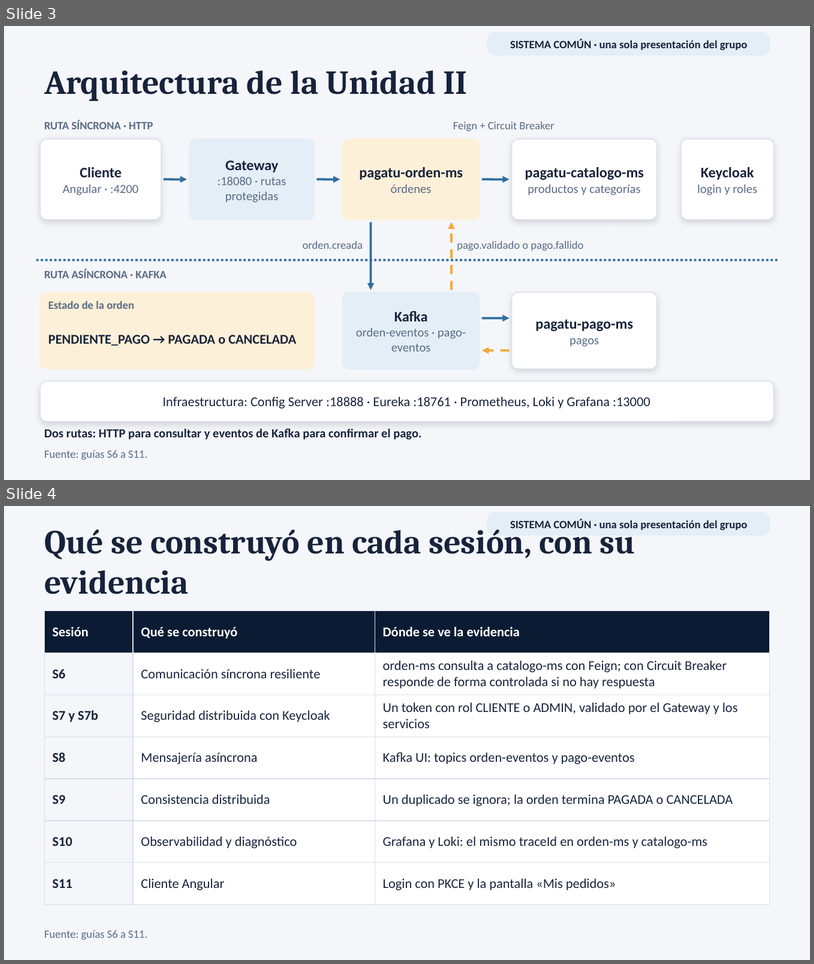
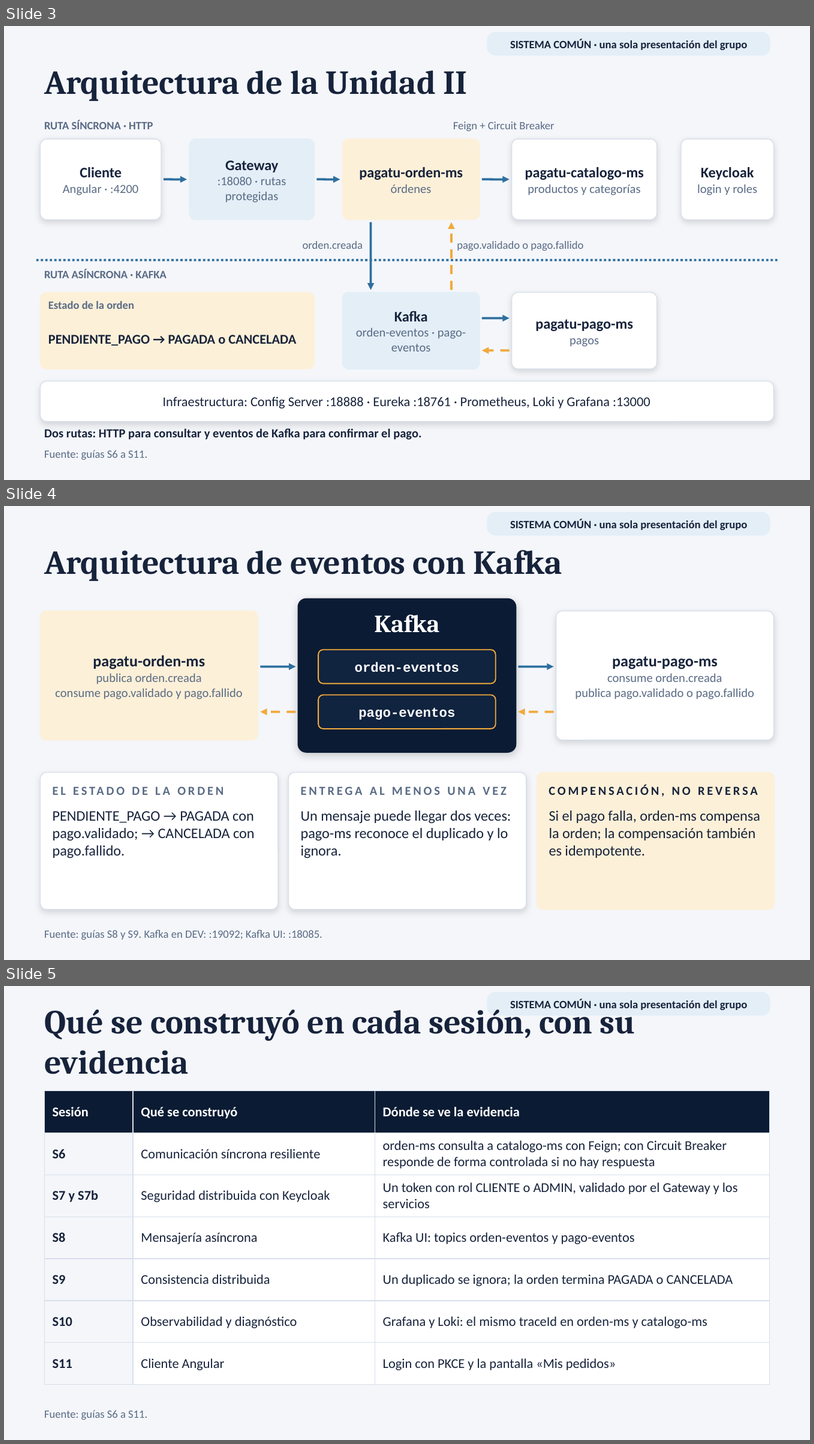
Before and after one commit to 262dist/pagatu, a slide deck: docs/presentaciones/pagatu_U2_sistema_distribuido.pptx. Shown one above the other, each under a label of ours: slides 3 and 4 before the commit, slides 3, 4 and 5 after it. The pictures are 814x964 and 814x1444 pixels, drawn with LibreOffice and Linux fonts; fonts in the diff are those of the drawing. Boxes give left, top, right and bottom in pixels: in the first picture for what was removed or moved away, otherwise in the second. Text is boxed around its words. In the diff, an @@ line names an element or a change of style, - is before the commit and + after.

```diff
--- a/docs/presentaciones/pagatu_U2_sistema_distribuido.pptx
+++ b/docs/presentaciones/pagatu_U2_sistema_distribuido.pptx
@@ slide 4 added at box(4, 506, 810, 960), background #F4F6FA @@
@@ rounded rectangle added at box(488, 513, 770, 535), fill #E3EEF7, outline #E3EEF7 1 pt @@
@@ text added at box(510, 519, 747, 530), 10 pt, text #17233B, bold @@
+SISTEMA COMÚN · una sola presentación del grupo
@@ text added at box(44, 550, 563, 581), 30 pt, text #17233B, bold @@
+Arquitectura de eventos con Kafka
@@ rounded rectangle added at box(40, 611, 258, 740), fill #FDF0D8, outline #FDF0D8 0.75 pt @@
@@ rounded rectangle added at box(299, 599, 516, 752), fill #0B1B33, outline #0B1B33 1 pt @@
@@ rounded rectangle added at box(557, 611, 774, 740), fill #FFFFFF, outline #D8DFEA 0.75 pt @@
@@ text added at box(374, 615, 440, 633), 22 pt, text #FFFFFF, bold @@
+Kafka
@@ rounded rectangle added at box(318, 649, 496, 684), fill #10233F, outline #F2A93B 1 pt @@
@@ text added at box(55, 655, 242, 699), 11 pt, text #5A6B85 @@
+pagatu-orden-ms
+publica orden.creada
+consume pago.validado y pago.fallido
@@ arrow added from (260, 666) to (296, 666), #2F6F9F 2 pt @@
@@ text added at box(355, 662, 460, 672), 12 pt, text #FFFFFF, bold @@
+orden-eventos
@@ arrow added from (518, 666) to (554, 666), #2F6F9F 2 pt @@
@@ text added at box(575, 656, 755, 699), 11 pt, text #5A6B85 @@
+pagatu-pago-ms
+consume orden.creada
+publica pago.validado o pago.fallido
@@ rounded rectangle added at box(318, 694, 496, 729), fill #10233F, outline #F2A93B 1 pt @@
@@ arrow added from (296, 712) to (260, 712), #F2A93B 2 pt dashed @@
@@ text added at box(359, 708, 455, 720), 12 pt, text #FFFFFF, bold @@
+pago-eventos
@@ arrow added from (554, 712) to (518, 712), #F2A93B 2 pt dashed @@
@@ rounded rectangle added at box(40, 772, 278, 909), fill #FFFFFF, outline #D8DFEA 0.75 pt @@
@@ rounded rectangle added at box(288, 772, 527, 909), fill #FFFFFF, outline #D8DFEA 0.75 pt @@
@@ rounded rectangle added at box(537, 772, 775, 909), fill #FDF0D8, outline #FDF0D8 0.75 pt @@
@@ text added at box(301, 786, 506, 795), 11 pt, text #5A6B85, bold @@
+ENTREGA AL MENOS UNA VEZ
@@ text added at box(549, 784, 758, 796), 11 pt, text #17233B, bold @@
+COMPENSACIÓN, NO REVERSA
@@ text added at box(53, 811, 255, 858), 13 pt, text #17233B @@
+PENDIENTE_PAGO → PAGADA con pago.validado; → CANCELADA con pago.fallido.
@@ text added at box(301, 810, 511, 858), 13 pt, text #17233B @@
+Un mensaje puede llegar dos veces: pago-ms reconoce el duplicado y lo ignora.
@@ text added at box(549, 810, 761, 858), 13 pt, text #17233B @@
+Si el pago falla, orden-ms compensa la orden; la compensación también es idempotente.
@@ text added at box(413, 828, 423, 838), 11 pt, text #5A6B85, bold @@
+EL ESTADO DE LA ORDEN
@@ text added at box(44, 930, 323, 939), 10 pt, text #5A6B85 @@
+Fuente: guías S8 y S9. Kafka en DEV: :19092; Kafka UI: :18085.
@@ what was slide 4 is now slide 5 @@
```
Also in this commit, not shown: 1 other slide added, 2 slides removed, 5 other files.
